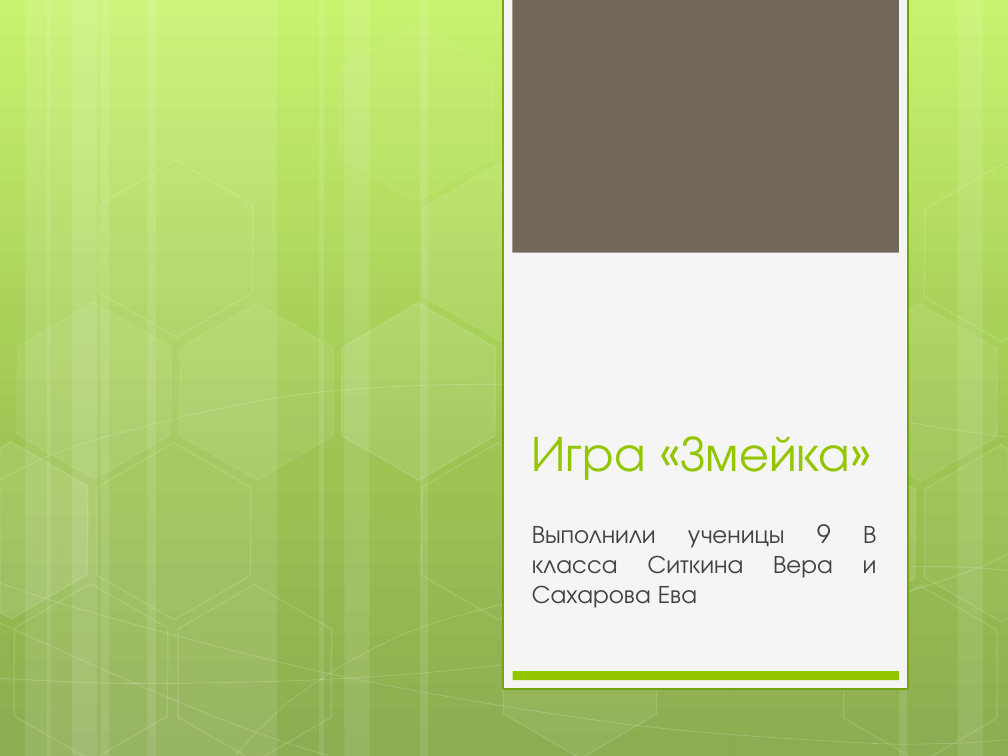
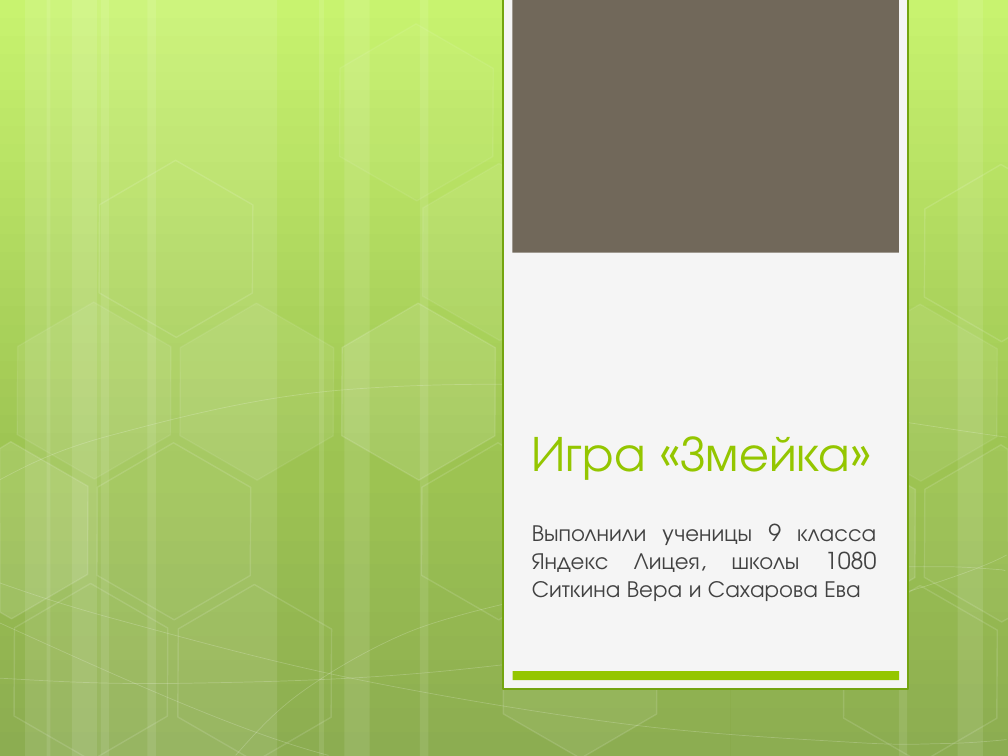
Before and after one commit to VeraSitkina/PyGame.project, a slide deck: slide 1 of Snake game.pptx. Drawn at 1008x756 pixels with LibreOffice and Linux fonts; fonts in the diff are those of the drawing. Boxes give left, top, right and bottom in pixels: in the first picture for what was removed or moved away, otherwise in the second. Text is boxed around its words. In the diff, an @@ line names an element or a change of style, - is before the commit and + after.

```diff
--- a/Snake game.pptx
+++ b/Snake game.pptx
@@ subtitle at (x1=532, y1=523, x2=877, y2=601): text changed; size 18 to 16.6 pt @@
-Выполнили ученицы 9 В класса Ситкина Вера и Сахарова Ева
+Выполнили ученицы 9 класса Яндекс Лицея, школы 1080 Ситкина Вера и Сахарова Ева
```
Also in this commit, not shown: 2 other slides changed.
